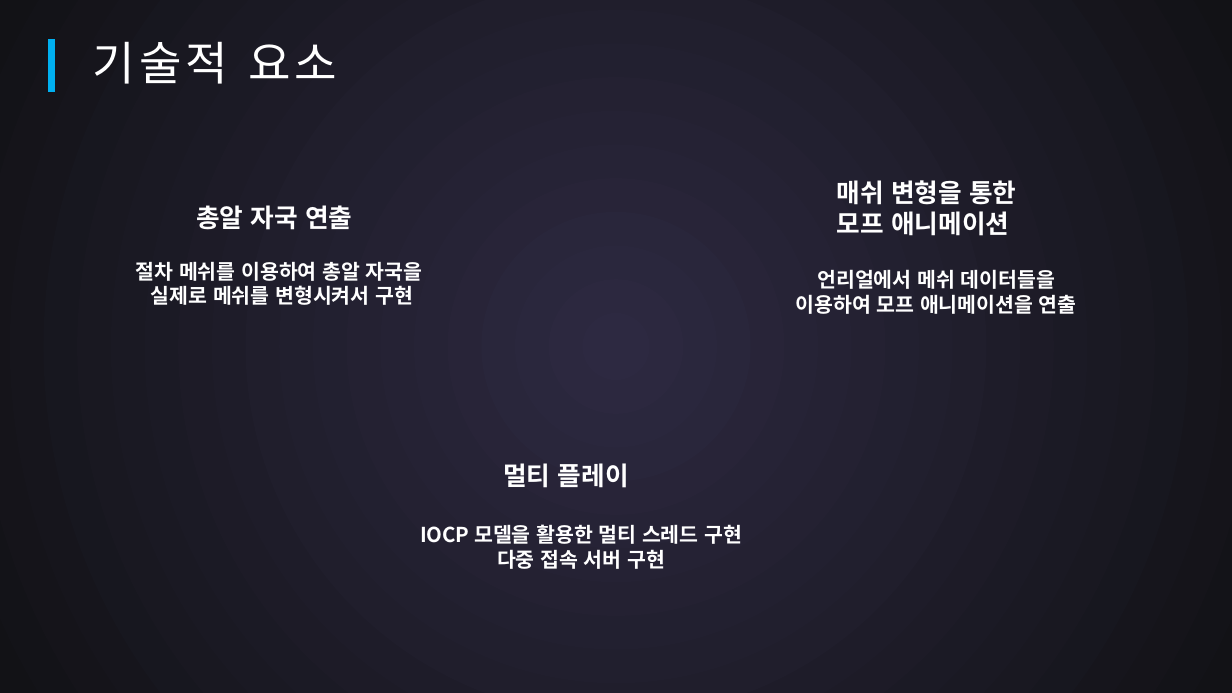
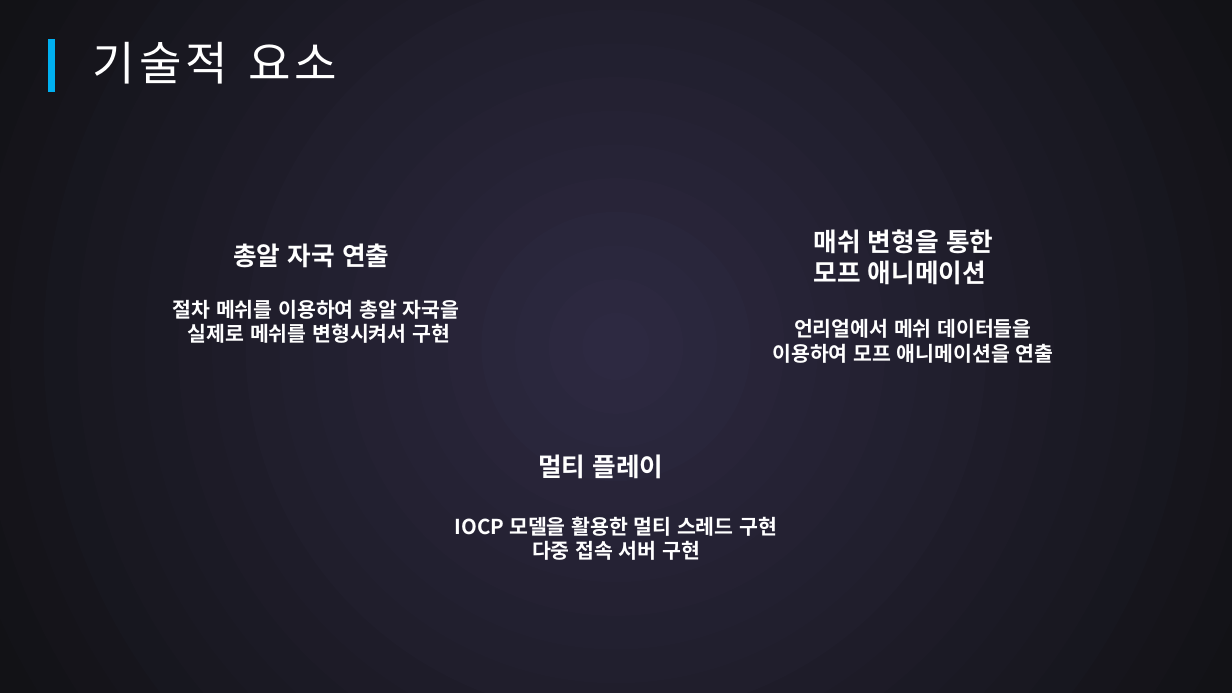
Before and after one commit to SuperTaeJun/GraduationWork, a slide deck: slide 6 of 작업일지 && 졸작자료/중간평가.pptx. Drawn at 1232x693 pixels with LibreOffice and Linux fonts; fonts in the diff are those of the drawing. Boxes give left, top, right and bottom in pixels: in the first picture for what was removed or moved away, otherwise in the second. Text is boxed around its words. In the diff, an @@ line names an element or a change of style, - is before the commit and + after.

```diff
--- a/작업일지 && 졸작자료/중간평가.pptx
+++ b/작업일지 && 졸작자료/중간평가.pptx
@@ text "총알 자국 연출" moved from (x1=196, y1=205, x2=352, y2=230) to (x1=233, y1=243, x2=389, y2=268) @@
@@ text "매쉬 변형을 통한 모프 애니메이션" moved from (x1=837, y1=180, x2=1016, y2=236) to (x1=814, y1=229, x2=993, y2=285) @@
@@ text "절차 메쉬를 이용하여 총알 자국을" moved from (x1=136, y1=261, x2=423, y2=305) to (x1=173, y1=299, x2=460, y2=343) @@
@@ text "언리얼에서 메쉬 데이터들을 이용하여 모프 ..." moved from (x1=796, y1=269, x2=1077, y2=314) to (x1=772, y1=318, x2=1054, y2=363) @@
@@ text "멀티 플레이" moved from (x1=503, y1=463, x2=629, y2=488) to (x1=538, y1=454, x2=664, y2=479) @@
@@ text "IOCP 모델을 활용한 멀티 스레드 ..." moved from (x1=420, y1=524, x2=742, y2=569) to (x1=455, y1=516, x2=777, y2=560) @@
```
Also in this commit, not shown: 12 other slides changed.
